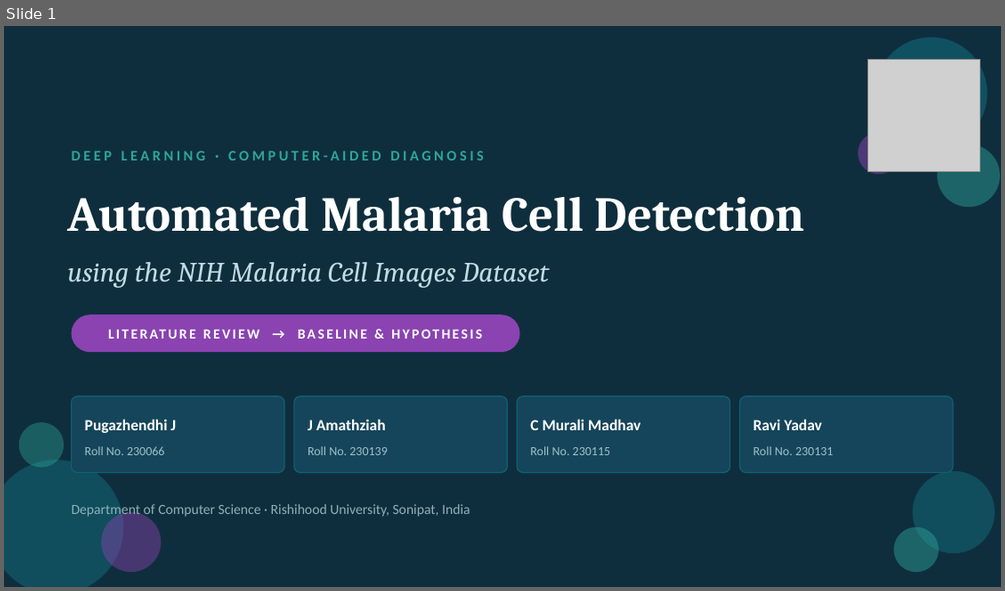
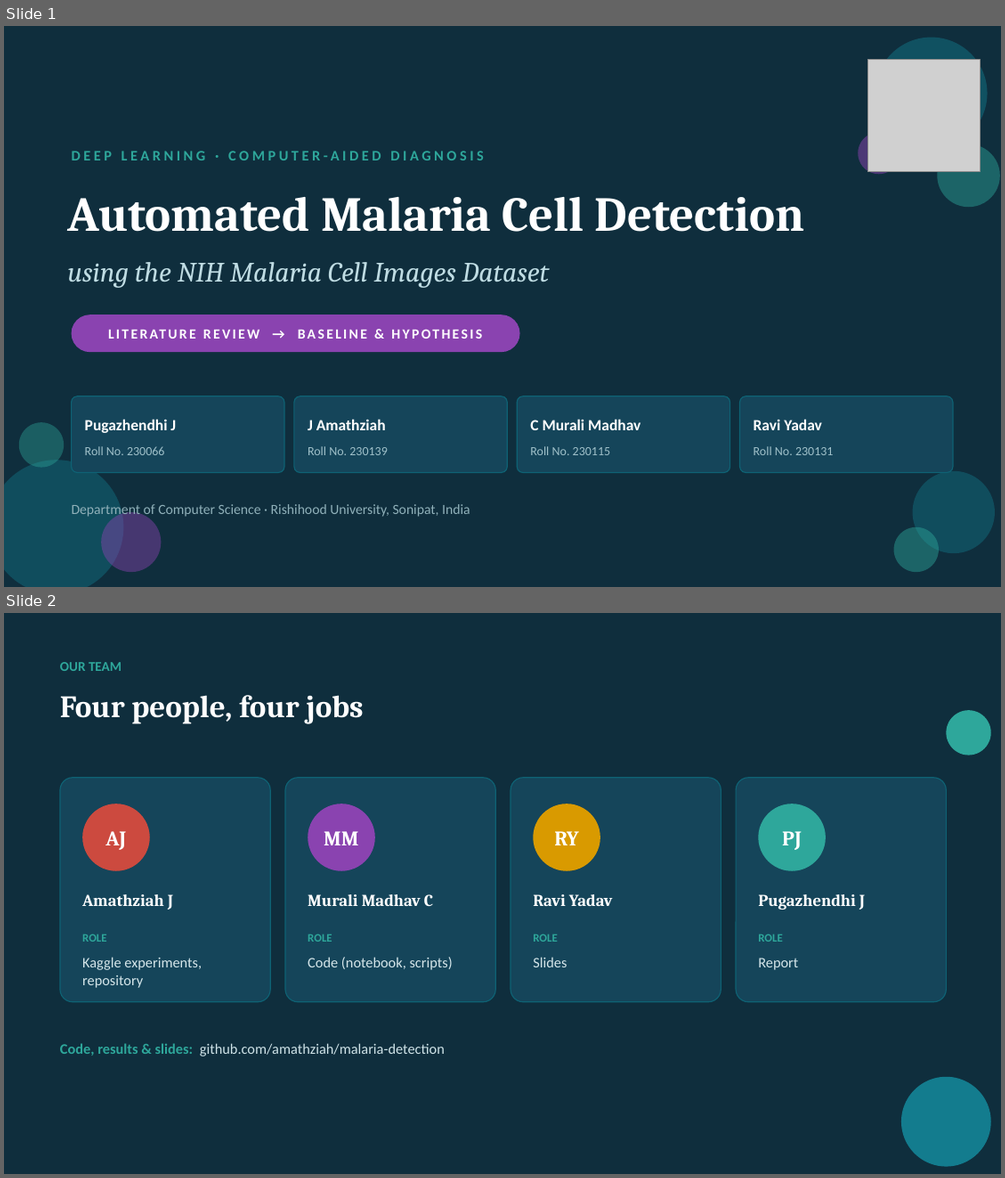
Before and after one commit to amathziah/malaria-detection, a slide deck: slides/Malaria_Phase2_Baseline_Hypothesis_filled.pptx. Shown one above the other, each under a label of ours: slide 1 before the commit, slides 1 and 2 after it. The pictures are 1005x591 and 1005x1178 pixels, drawn with LibreOffice and Linux fonts; fonts in the diff are those of the drawing; grey boxes stand for pictures. Boxes give left, top, right and bottom in pixels: in the first picture for what was removed or moved away, otherwise in the second. Text is boxed around its words. In the diff, an @@ line names an element or a change of style, - is before the commit and + after.

Commit message:
Slides: add team slide

```diff
--- a/slides/Malaria_Phase2_Baseline_Hypothesis_filled.pptx
+++ b/slides/Malaria_Phase2_Baseline_Hypothesis_filled.pptx
@@ slide 2 added at box(4, 613, 1001, 1174), background #0F2E3D @@
@@ text added at box(60, 662, 121, 671), 13 pt, text #2EA79B, bold @@
+OUR TEAM
@@ text added at box(60, 695, 363, 724), 30 pt, text #FFFFFF, bold @@
+Four people, four jobs
@@ ellipse added at box(947, 710, 991, 755), fill #2EA79B @@
@@ rounded rectangle added at box(60, 778, 270, 1002), fill #15455A, outline #0E6274 1 pt @@
@@ rounded rectangle added at box(285, 778, 495, 1002), fill #15455A, outline #0E6274 1 pt @@
@@ rounded rectangle added at box(511, 778, 721, 1002), fill #15455A, outline #0E6274 1 pt @@
@@ rounded rectangle added at box(736, 778, 947, 1002), fill #15455A, outline #0E6274 1 pt @@
@@ ellipse added at box(82, 803, 150, 871), fill #CC4A3F, 20 pt, text #FFFFFF, bold @@
+AJ
@@ ellipse added at box(307, 803, 375, 871), fill #8A43B0, 20 pt, text #FFFFFF, bold @@
+MM
@@ ellipse added at box(534, 803, 600, 871), fill #D99A00, 20 pt, text #FFFFFF, bold @@
+RY
@@ ellipse added at box(759, 803, 825, 871), fill #2EA79B, 20 pt, text #FFFFFF, bold @@
+PJ
@@ text added at box(82, 891, 173, 910), 16 pt, text #FFFFFF, bold @@
+Amathziah J
@@ text added at box(307, 894, 433, 906), 16 pt, text #FFFFFF, bold @@
+Murali Madhav C
@@ text added at box(533, 894, 613, 906), 16 pt, text #FFFFFF, bold @@
+Ravi Yadav
@@ text added at box(758, 891, 865, 910), 16 pt, text #FFFFFF, bold @@
+Pugazhendhi J
@@ text added at box(82, 934, 106, 941), 11 pt, text #2EA79B, bold @@
+ROLE
@@ text added at box(82, 957, 202, 988), 14 pt, text #D5E6EA @@
+Kaggle experiments, repository
@@ text added at box(307, 934, 332, 941), 11 pt, text #2EA79B, bold @@
+ROLE
@@ text added at box(307, 957, 453, 970), 14 pt, text #D5E6EA @@
+Code (notebook, scripts)
@@ text added at box(533, 934, 557, 941), 11 pt, text #2EA79B, bold @@
+ROLE
@@ text added at box(533, 957, 566, 967), 14 pt, text #D5E6EA @@
+Slides
@@ text added at box(758, 934, 782, 941), 11 pt, text #2EA79B, bold @@
+ROLE
@@ text added at box(758, 957, 798, 970), 14 pt, text #D5E6EA @@
+Report
@@ text added at box(60, 1043, 445, 1056), 14 pt, text #CFE3E8 @@
+Code, results & slides: github.com/amathziah/malaria-detection
@@ ellipse added at box(901, 1077, 991, 1167), fill #137C8E @@
```
Also in this commit, not shown: 15 slides changed.
